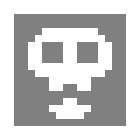
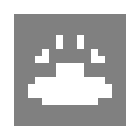
Comparing the layer stacks of the two 140x140 images. Changes:
added layer "Layer #4" above "Layer #3" over 28, 28, 112, 119
hid "Layer #3" over 28, 28, 112, 119
